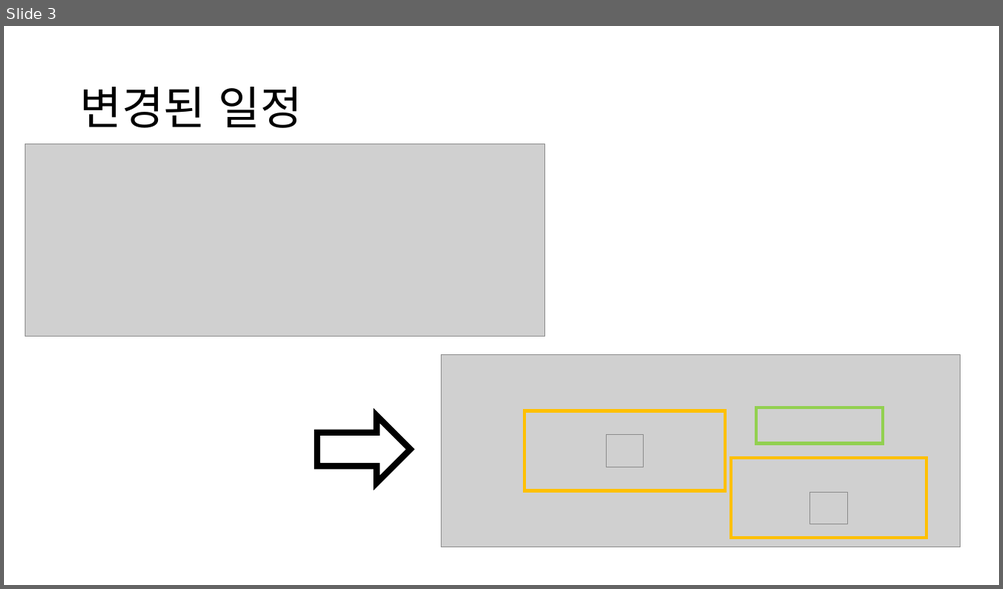
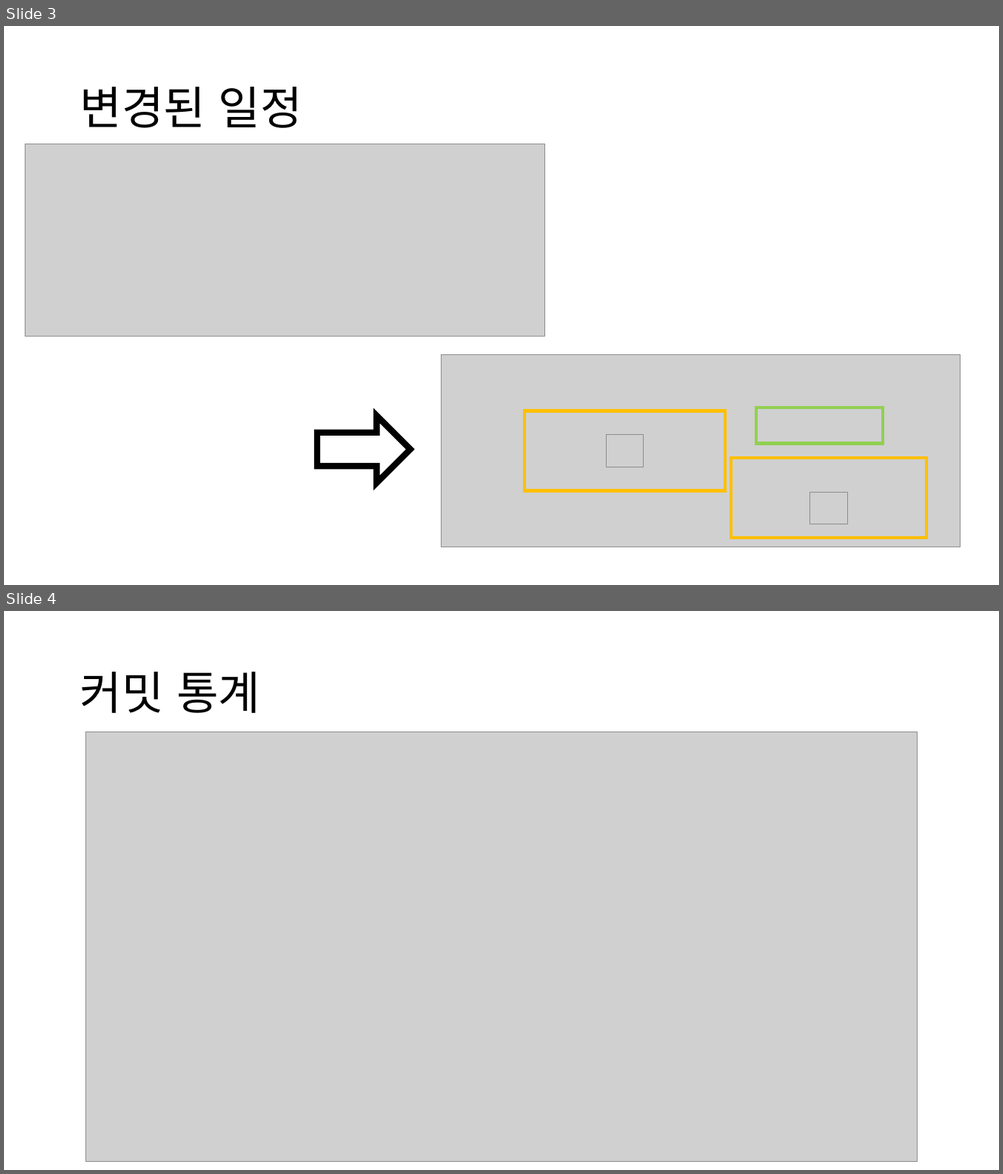
Before and after one commit to Jirung-E/Rugby, a slide deck: 발표자료/2차발표.pptx. Shown one above the other, each under a label of ours: slide 3 before the commit, slides 3 and 4 after it. The pictures are 1003x589 and 1003x1174 pixels, drawn with LibreOffice and Linux fonts; fonts in the diff are those of the drawing; grey boxes stand for pictures. Boxes give left, top, right and bottom in pixels: in the first picture for what was removed or moved away, otherwise in the second. Text is boxed around its words. In the diff, an @@ line names an element or a change of style, - is before the commit and + after.

Commit message:
발표자료 업데이트: 커밋 통계 추가

```diff
--- a/발표자료/2차발표.pptx
+++ b/발표자료/2차발표.pptx
@@ slide 4 added at <box>4,611,999,1170</box>, background #FFFFFF @@
@@ title added at <box>79,672,260,713</box>, 44 pt, text #000000 @@
+커밋 통계
@@ picture added at <box>85,732,917,1162</box> @@
```
